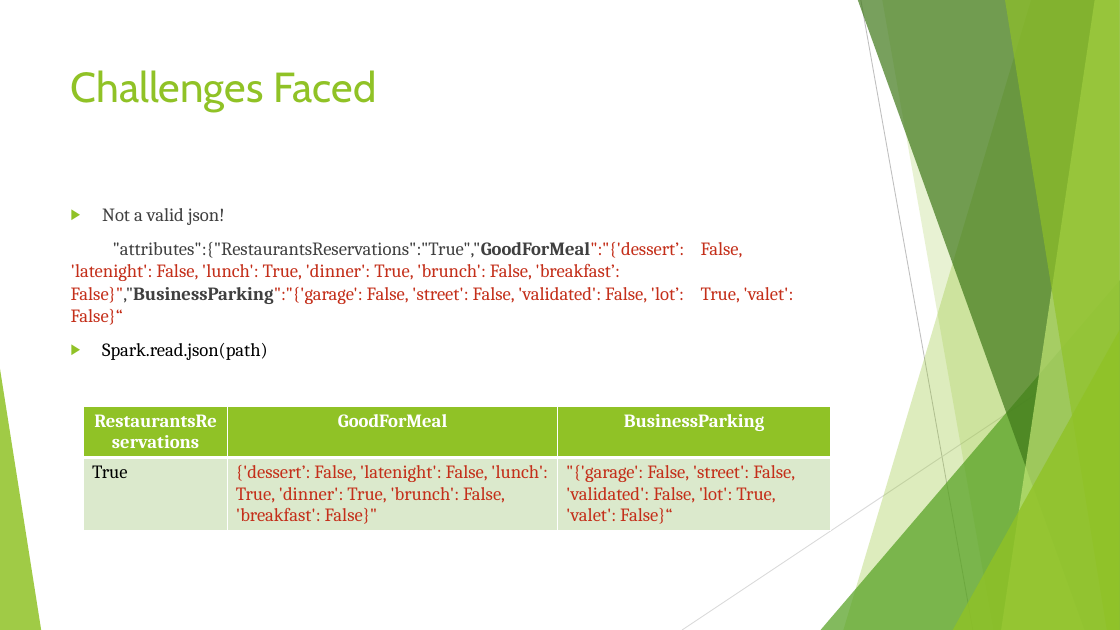
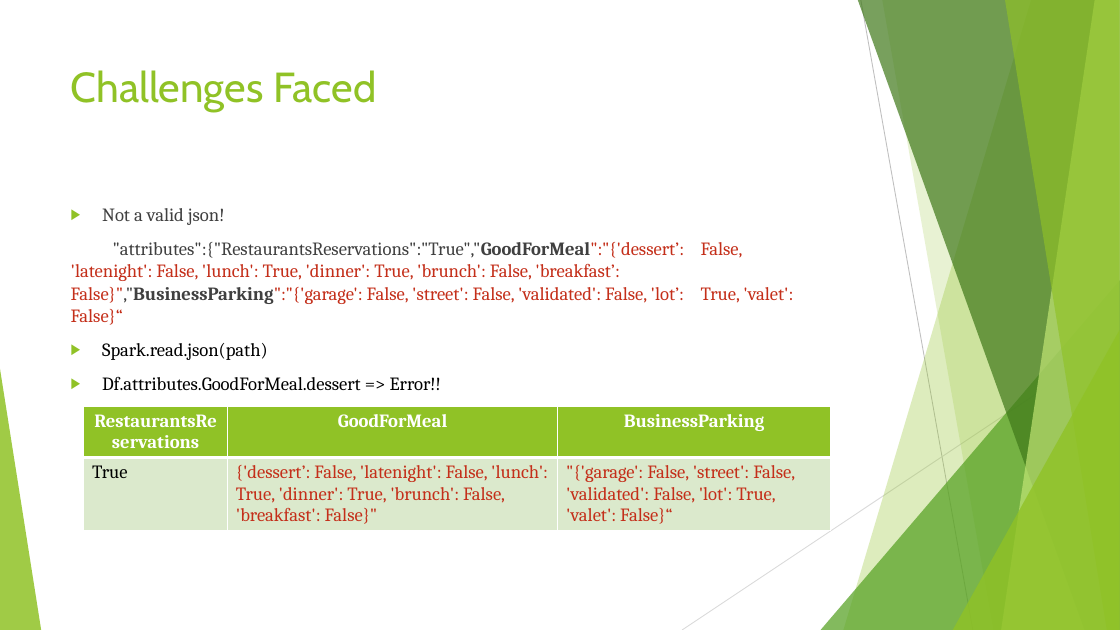
Before and after one commit to dharanisugumar/yelp-dataset-challenge, a slide deck: slide 13 of NEWYORKER.pptx. Drawn at 1120x630 pixels with LibreOffice and Linux fonts; fonts in the diff are those of the drawing. Boxes give left, top, right and bottom in pixels: in the first picture for what was removed or moved away, otherwise in the second. Text is boxed around its words. In the diff, an @@ line names an element or a change of style, - is before the commit and + after.

```diff
--- a/NEWYORKER.pptx
+++ b/NEWYORKER.pptx
@@ text at (x1=102, y1=376, x2=441, y2=391): paragraph added @@
+▶ Df.attributes.GoodForMeal.dessert => Error!!
```
Also in this commit, not shown: 3 other slides changed.
